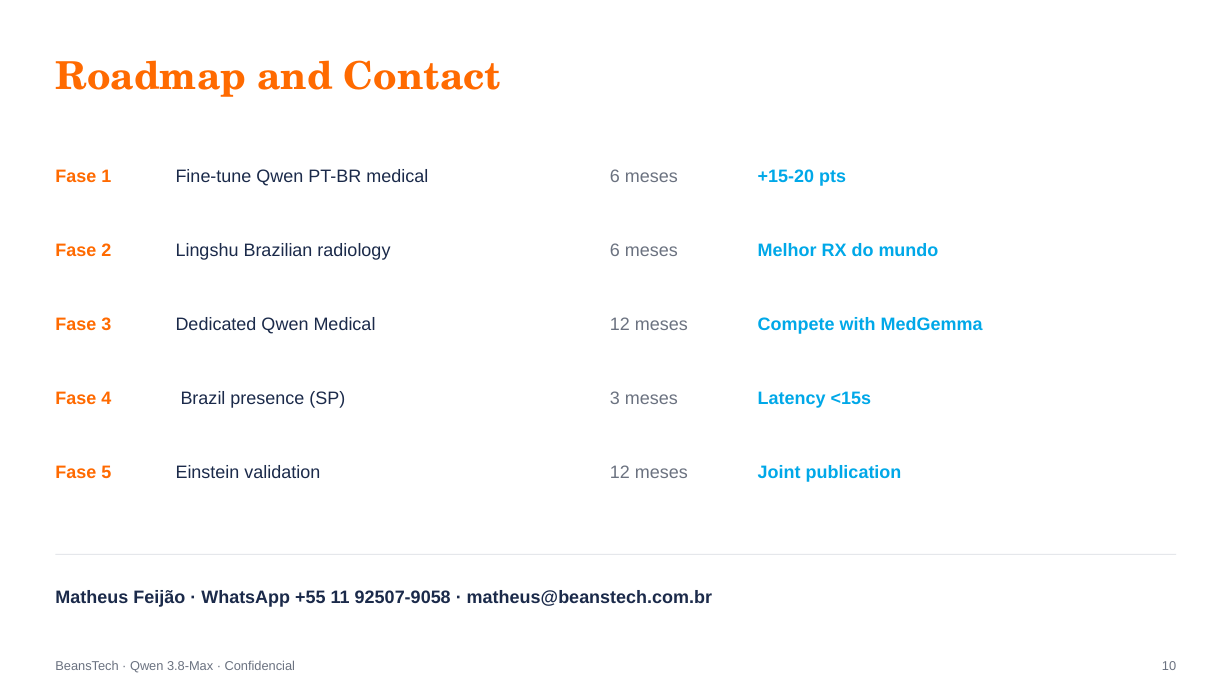
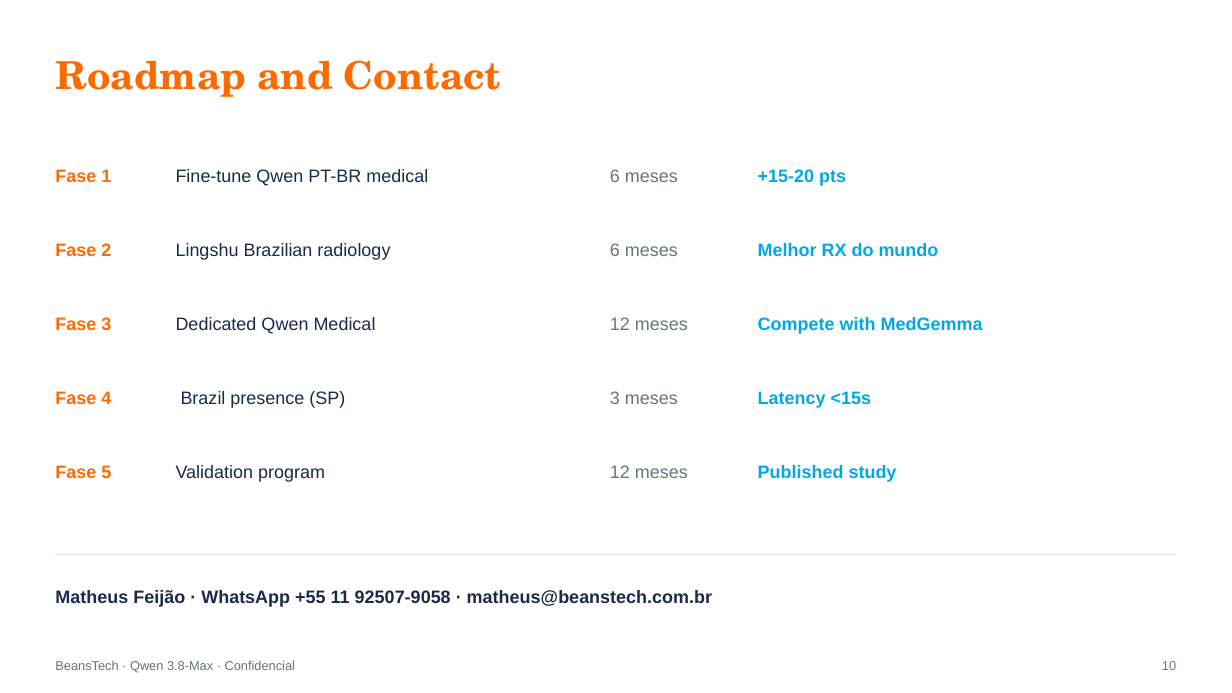
Before and after one commit to beanstechhub/healthtech-infra, a slide deck: slide 10 of apresentacoes/Qwen_Medicina_Eric_EN.pptx. Drawn at 1232x693 pixels with LibreOffice and Linux fonts; fonts in the diff are those of the drawing. Boxes give left, top, right and bottom in pixels: in the first picture for what was removed or moved away, otherwise in the second. Text is boxed around its words. In the diff, an @@ line names an element or a change of style, - is before the commit and + after.

Commit message:
Slides corrigidos: áreas vazias preenchidas (Einstein 5/8, Qwen 3/4/8, Benchmark 3/5/6); 'Validação Einstein' removida do Qwen (0 menções)

```diff
--- a/apresentacoes/Qwen_Medicina_Eric_EN.pptx
+++ b/apresentacoes/Qwen_Medicina_Eric_EN.pptx
@@ text at [176,465,325,482]: text changed @@
-Einstein validation
+Validation program
@@ text at [758,465,897,482]: text changed @@
-Joint publication
+Published study
```
Also in this commit, not shown: 4 other slides changed, 7 other files.
